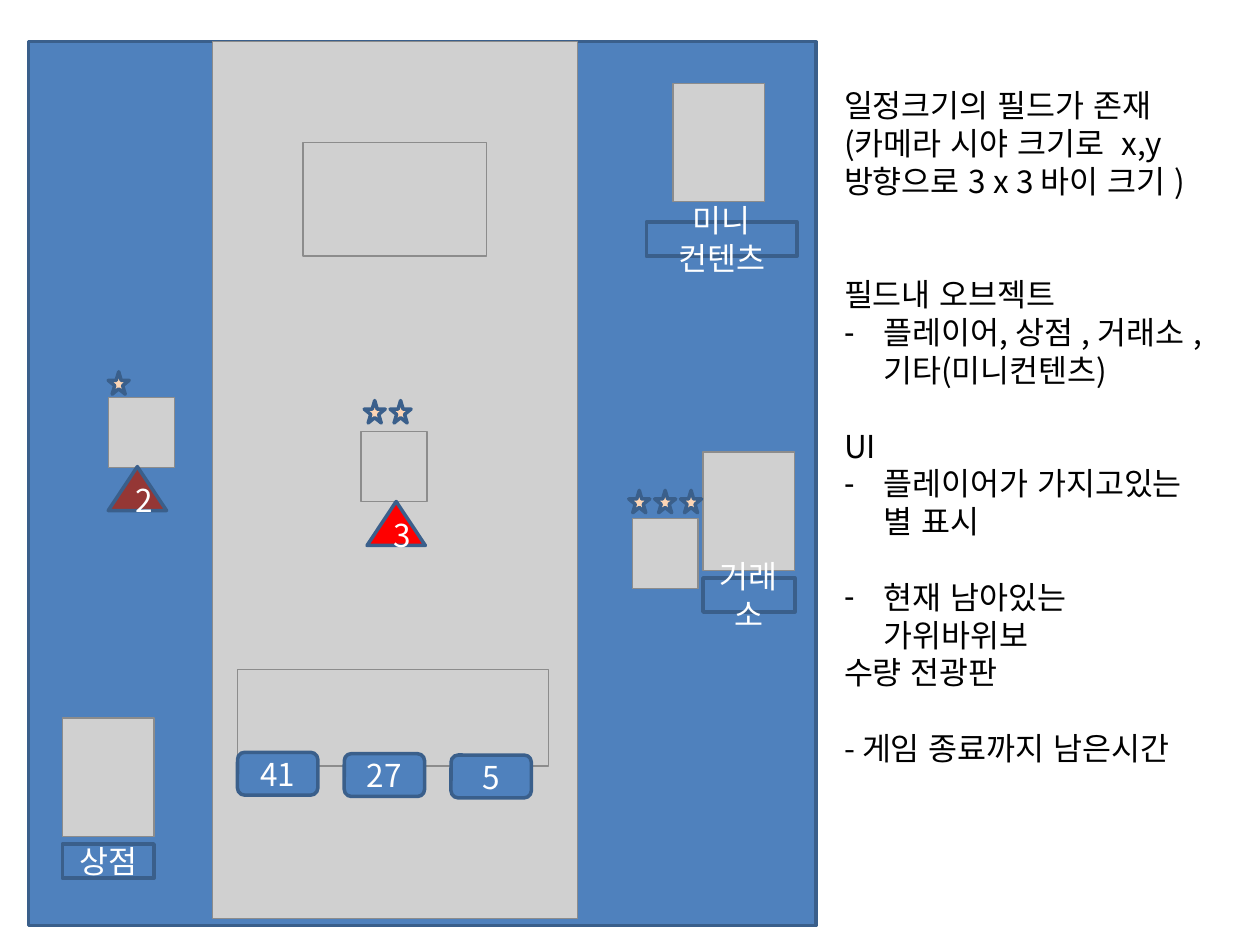
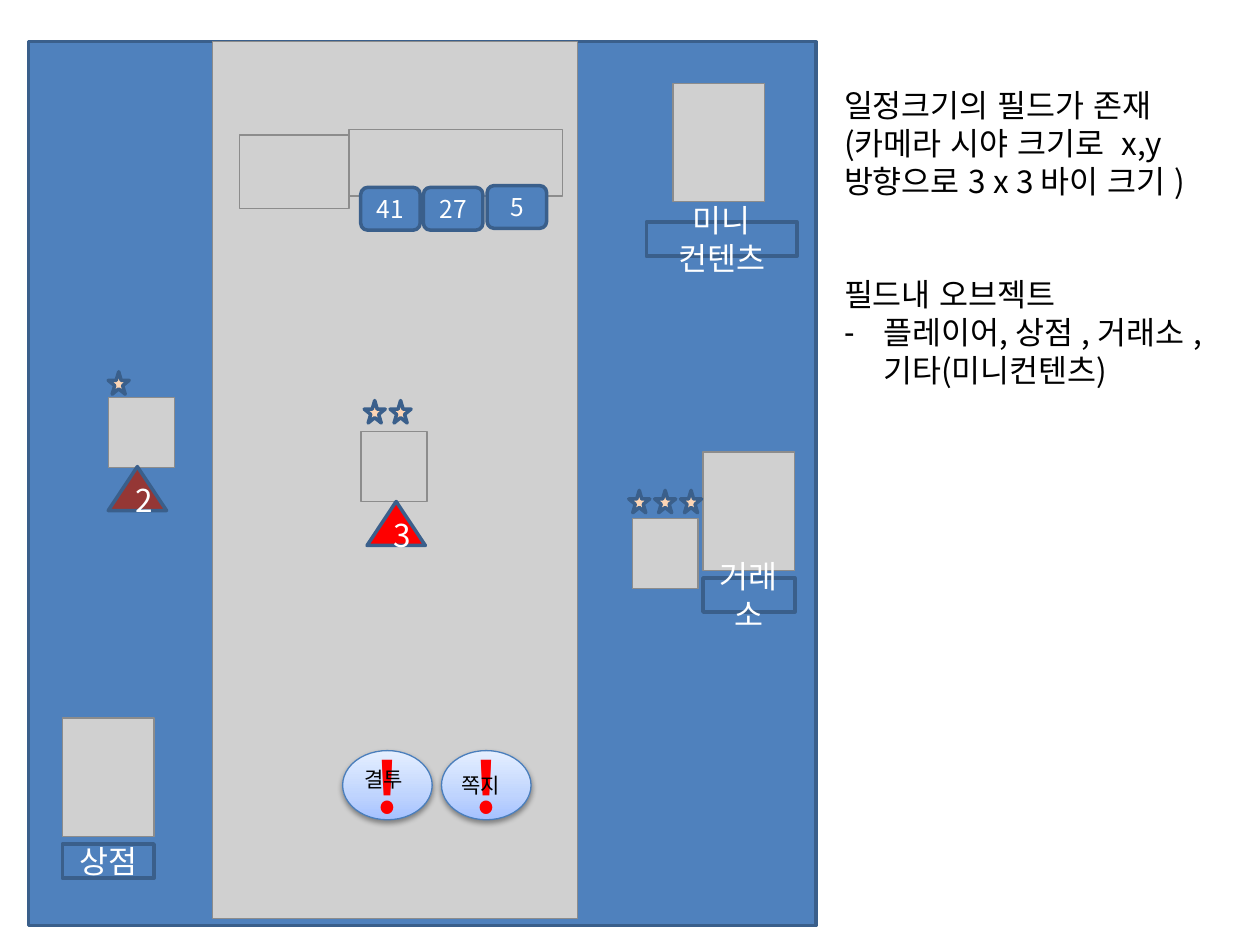
Before and after one commit to Pacman18/Plan, a slide deck: slide 9 of Take게임플로우.pptx (slide 8 before the commit). Drawn at 1260x945 pixels with LibreOffice and Linux fonts; fonts in the diff are those of the drawing; grey boxes stand for pictures. Boxes give left, top, right and bottom in pixels: in the first picture for what was removed or moved away, otherwise in the second. Text is boxed around its words. In the diff, an @@ line names an element or a change of style, - is before the commit and + after.

```diff
--- a/Take게임플로우.pptx
+++ b/Take게임플로우.pptx
@@ picture: place and size @@
-picture at box(304, 142, 488, 256)
+picture at box(239, 135, 349, 209)
@@ picture: place and size @@
-picture at box(238, 670, 549, 767)
+picture at box(349, 130, 562, 197)
@@ rounded rectangle "41": place and size @@
-rounded rectangle "41" at box(238, 752, 319, 795)
+rounded rectangle "41" at box(360, 188, 420, 231)
@@ rounded rectangle "27": place and size @@
-rounded rectangle "27" at box(344, 753, 425, 796)
+rounded rectangle "27" at box(423, 188, 483, 231)
@@ size 18 to 14 pt in 3 elements at box(360, 188, 420, 231), box(423, 188, 483, 231), box(488, 185, 547, 228) @@
@@ rounded rectangle "5": place and size @@
-rounded rectangle "5" at box(451, 755, 532, 798)
+rounded rectangle "5" at box(488, 185, 547, 228)
@@ text at box(844, 435, 1182, 763): paragraphs removed @@
-UI
-– 플레이어가 가지고있는 별 표시
-– 현재 남아있는 가위바위보
-수량 전광판
-- 게임 종료까지 남은시간
@@ ellipse added at box(343, 751, 432, 820), fill gradient #A4C4FF to #BFD4FF to #E6EEFF, outline #4B7EBC 0.75 pt, 40 pt, text #FF0000, bold @@
+!
@@ text added at box(365, 766, 404, 792), 12 pt, text #000000 @@
+결투
@@ ellipse added at box(441, 751, 530, 820), fill gradient #A4C4FF to #BFD4FF to #E6EEFF, outline #4B7EBC 0.75 pt, 40 pt, text #FF0000, bold @@
+!
@@ text added at box(462, 772, 501, 796), 12 pt, text #000000 @@
+쪽지
```
Also in this commit, not shown: 11 other slides changed, 7 slides added.
